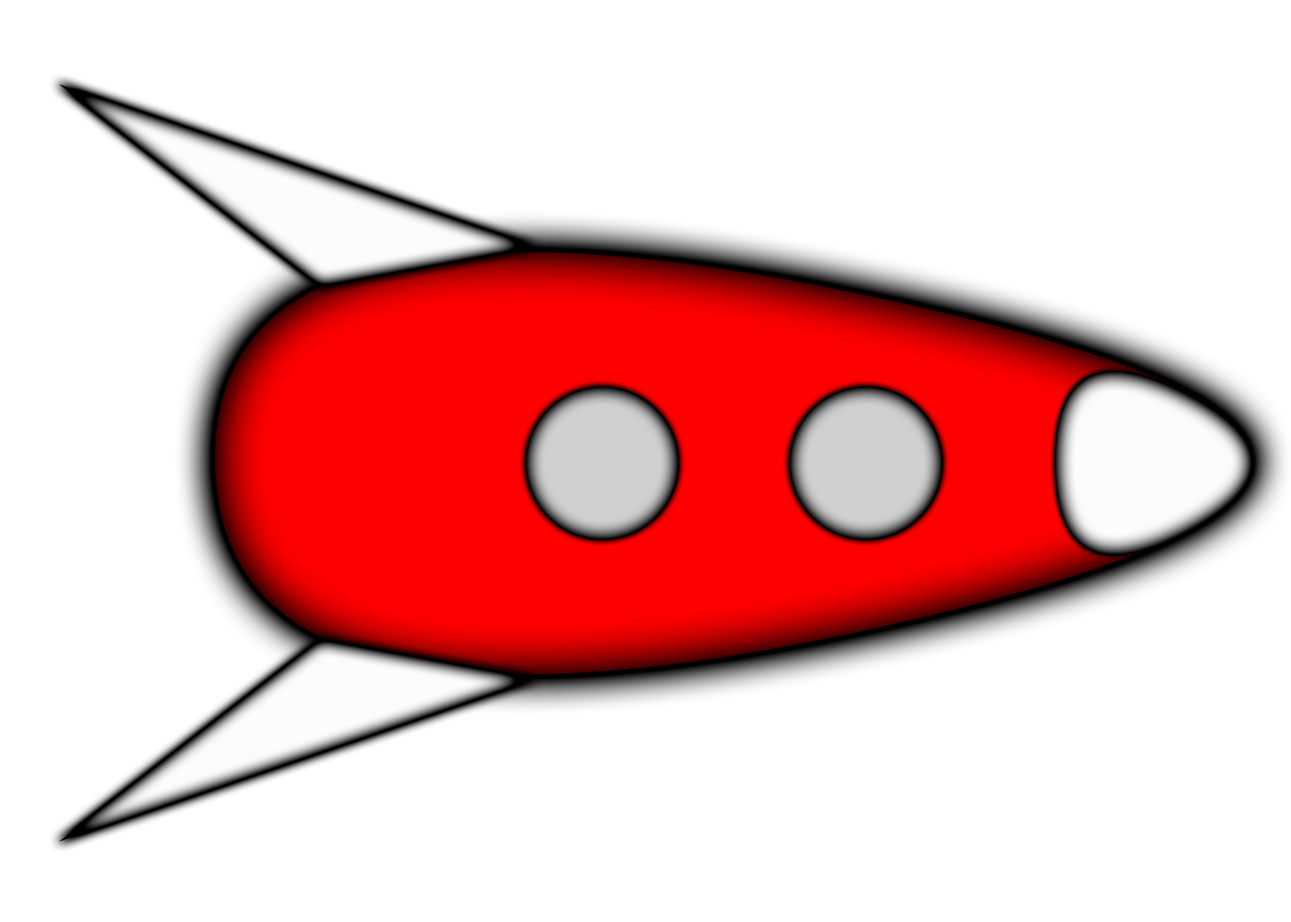
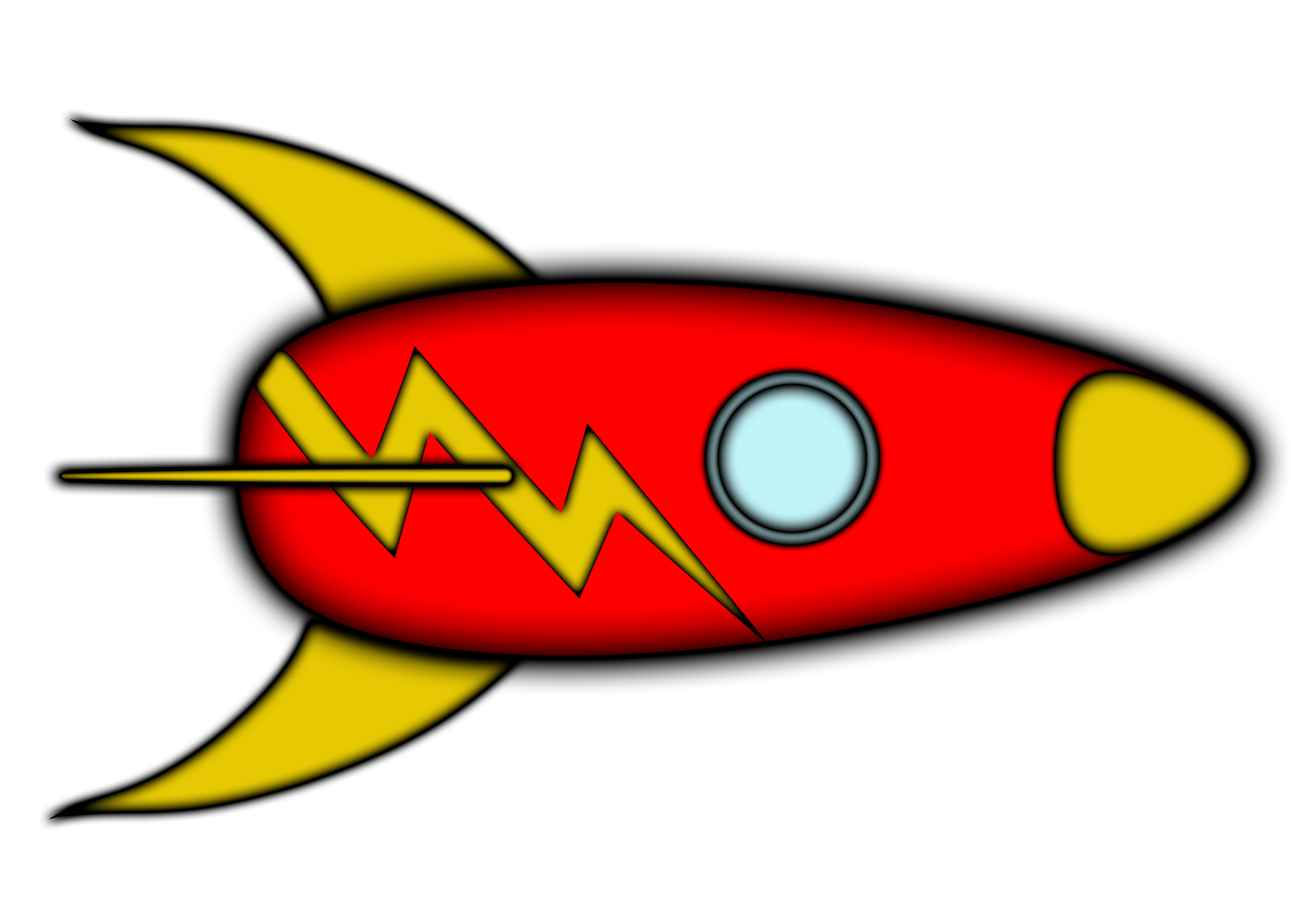
The second 1291px x 922px image is a revision of the first. Changes to its layers:
added layer "Shape 3 copy 4" above "Shape 3 copy 2" over [718, 384, 868, 534]
added layer "Shape 3 copy 2" above "Shape 3 copy" over [705, 371, 881, 547]
hid "Shape 3 copy", painted on it over [487, 379, 679, 556]
hid "Shape 3" over [789, 386, 943, 540]
painted on "Shape 1" over [1054, 370, 1253, 556]
added layer "Shape 6" above "Shape 5" over [59, 468, 513, 484]
added layer "Shape 5" above "Shape 2" over [252, 346, 772, 648]
painted on "Shape 2" over [214, 251, 1253, 676]
moved "Shape 4" above "Shape 4 copy", painted on it over [59, 84, 548, 325]
moved "Shape 4 copy" above "Background", painted on it over [48, 618, 535, 842]
